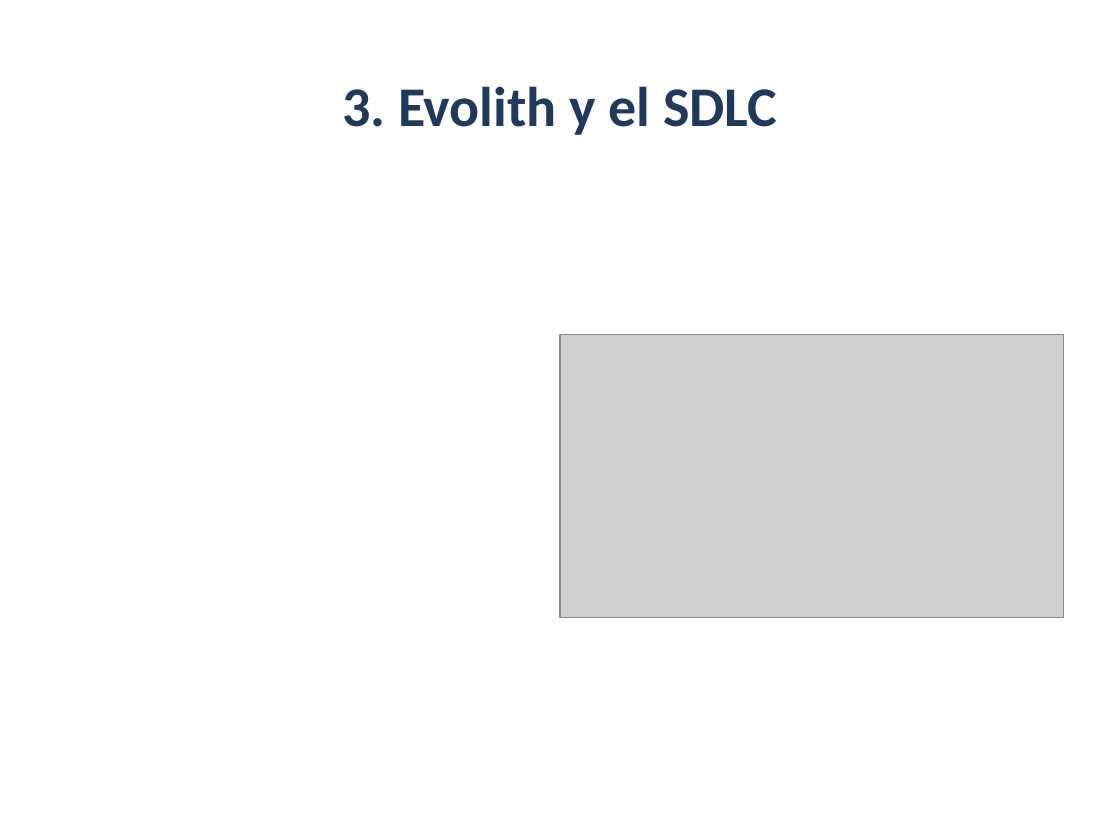
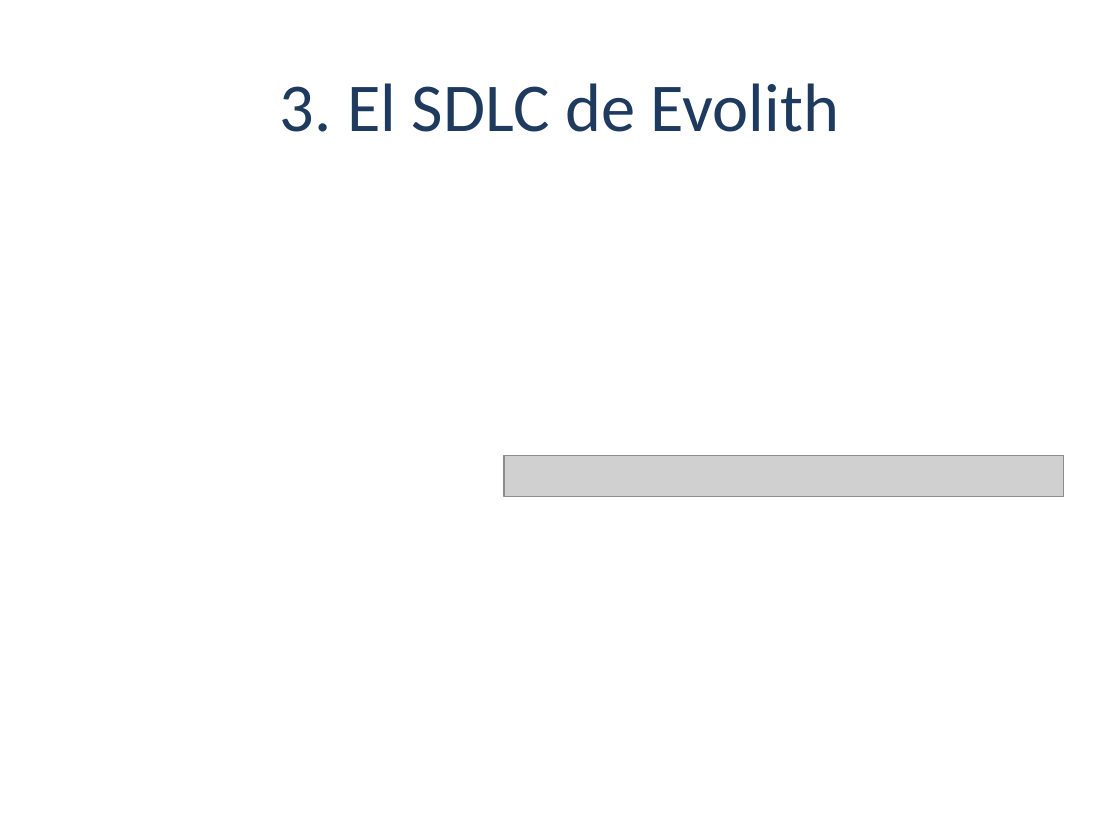
Before and after one commit to beyondnetcode/evolith_arch32, a slide deck: slide 4 of reference/governance/sdlc/assets/evolith-sdlc-executive-deck.pptx. Drawn at 1120x840 pixels with LibreOffice and Linux fonts; fonts in the diff are those of the drawing; grey boxes stand for pictures. Boxes give left, top, right and bottom in pixels: in the first picture for what was removed or moved away, otherwise in the second. Text is boxed around its words. In the diff, an @@ line names an element or a change of style, - is before the commit and + after.

```diff
--- a/reference/governance/sdlc/assets/evolith-sdlc-executive-deck.pptx
+++ b/reference/governance/sdlc/assets/evolith-sdlc-executive-deck.pptx
@@ title at [280, 83, 839, 132]: text changed; size 36 to 44 pt; bold off @@
-3. Evolith y el SDLC
+3. El SDLC de Evolith
@@ picture removed at [560, 334, 1064, 617] @@
@@ picture added at [504, 456, 1064, 497] @@
```
Also in this commit, not shown: 7 other slides changed, 9 other files.
